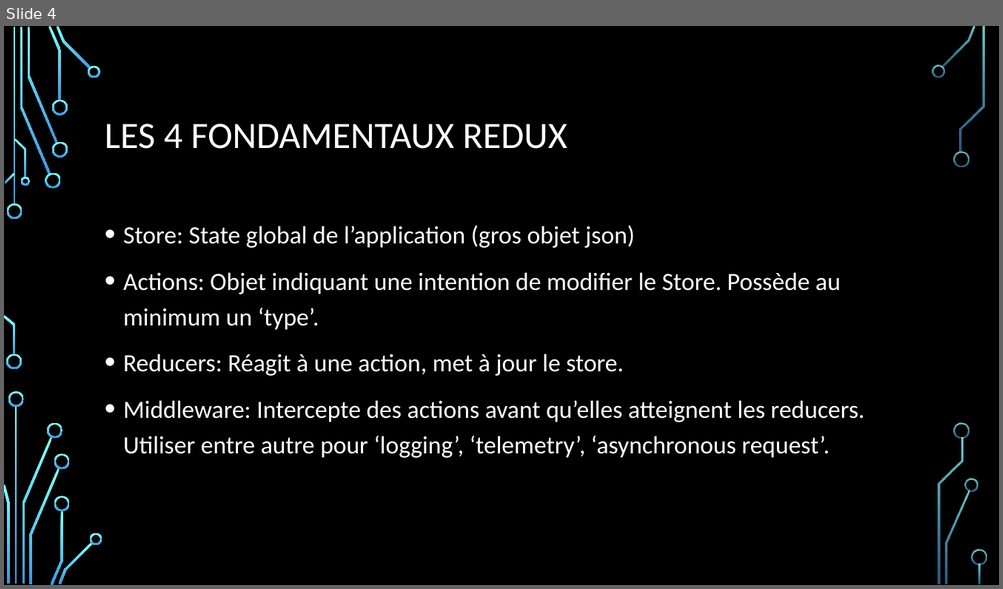
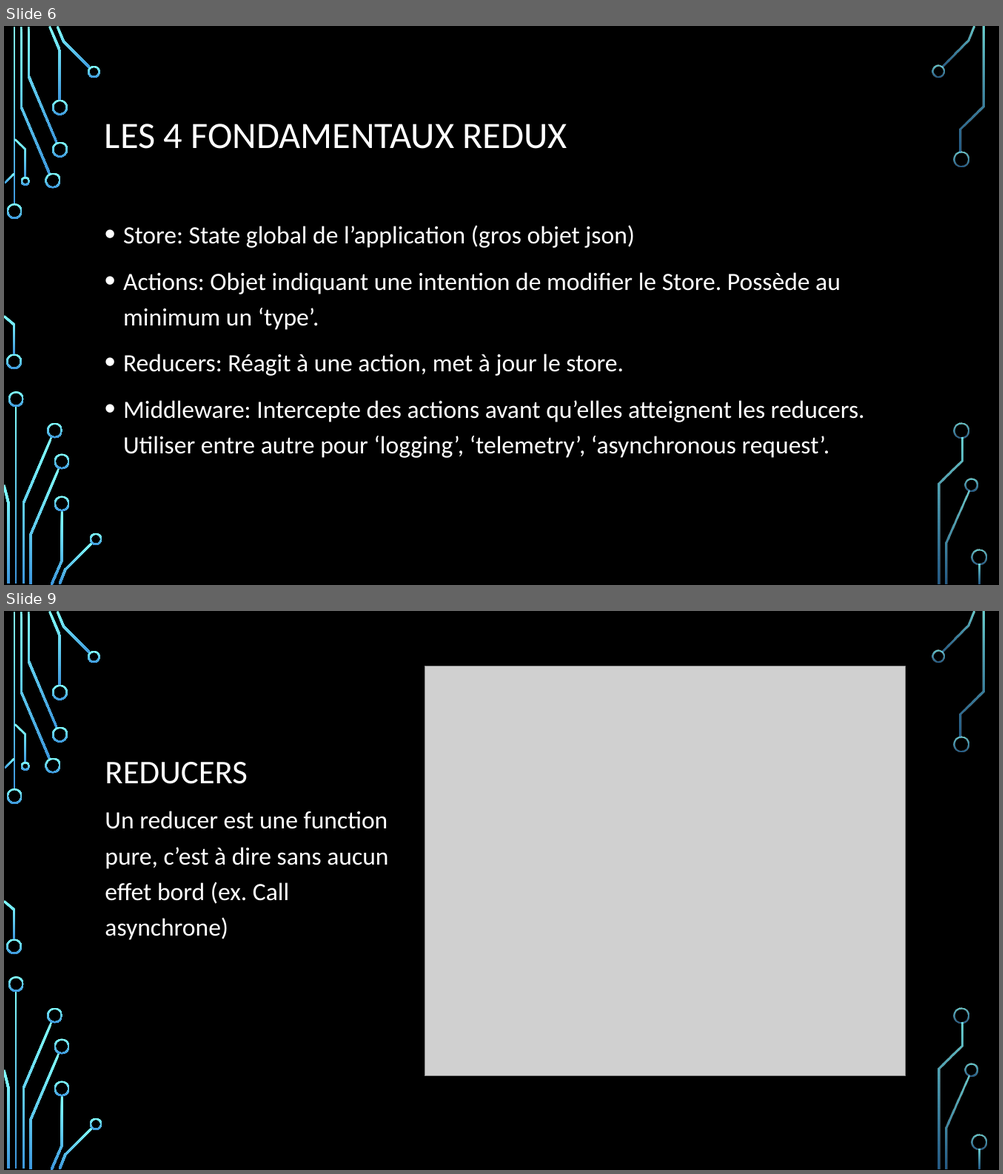
Before and after one commit to samuelgaudreau/formation-front-end-3, a slide deck: part-1/Redux+Patterns.pptx. Shown one above the other, each under a label of ours: slide 4 before the commit, slides 6 and 9 after it; the slides between them are not shown. The pictures are 1003x589 and 1003x1174 pixels, drawn with LibreOffice and Linux fonts; fonts in the diff are those of the drawing; grey boxes stand for pictures; background and template pictures are left out. Boxes give left, top, right and bottom in pixels: in the first picture for what was removed or moved away, otherwise in the second. Text is boxed around its words. In the diff, an @@ line names an element or a change of style, - is before the commit and + after.

```diff
--- a/part-1/Redux+Patterns.pptx
+++ b/part-1/Redux+Patterns.pptx
@@ slide 9 added at (4,611,999,1170), background picture (left out); not listed: 36 template elements that a slide beside it also shows @@
@@ picture added at (425,667,905,1076) @@
@@ title added at (105,762,247,784), 32 pt, text #FFFFFF @@
+REDUCERS
@@ text added at (105,811,388,940), 24 pt, text #FFFFFF @@
+Un reducer est une function pure, c’est à dire sans aucun effet bord (ex. Call asynchrone)
@@ what was slide 4 is now slide 6 @@
```
Also in this commit, not shown: 2 slides changed, 7 other slides added, 1 slide removed.
